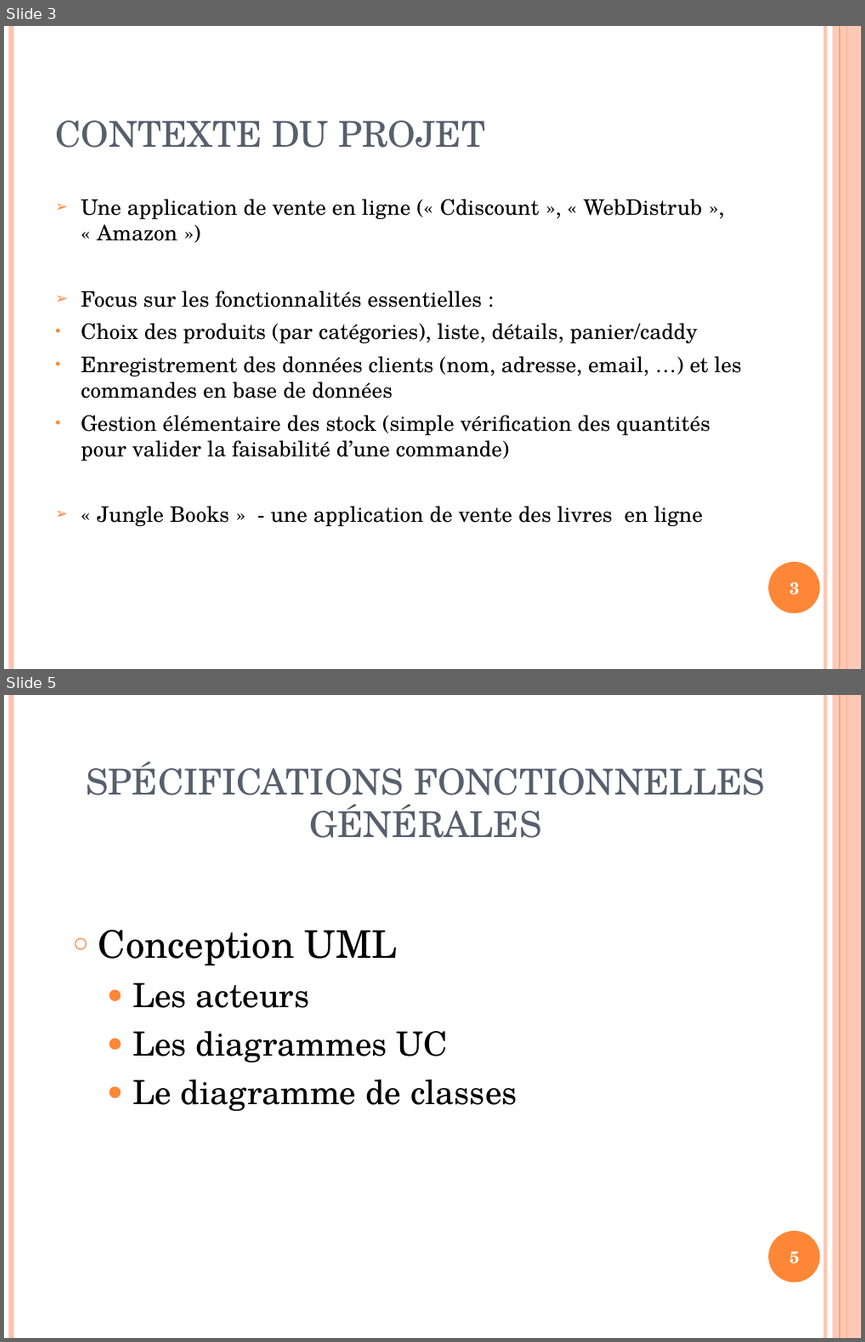
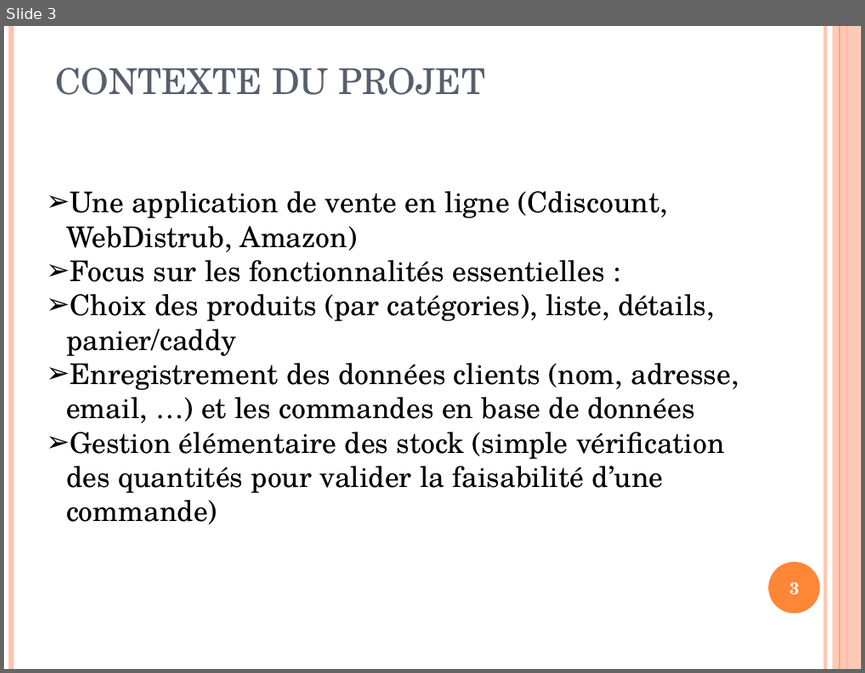
Before and after one commit to carlatgithub/jungleprod, a slide deck: SiteDeVenteEJungle.ppt. Shown one above the other, each under a label of ours: slides 3 and 5 before the commit, slide 3 after it; the slides between them are not shown. The pictures are 865x1342 and 865x673 pixels, drawn with LibreOffice and Linux fonts; fonts in the diff are those of the drawing. Boxes give left, top, right and bottom in pixels: in the first picture for what was removed or moved away, otherwise in the second. Text is boxed around its words. In the diff, an @@ line names an element or a change of style, - is before the commit and + after.

```diff
--- a/SiteDeVenteEJungle.ppt
+++ b/SiteDeVenteEJungle.ppt
@@ slide 5 removed at <box>4,695,861,1338</box>, background #FFFFFF; not listed: 6 template elements that a slide beside it also shows @@
@@ title removed at <box>86,761,765,838</box> @@
-SPÉCIFICATIONS FONCTIONNELLES GÉNÉRALES
@@ text removed at <box>98,930,517,1111</box> @@
-○ Conception UML
-  ● Les acteurs
-  ● Les diagrammes UC
-  ● Le diagramme de classes
@@ page number removed at <box>789,1251,799,1264</box> @@
-5
@@ slide 3 changed as well @@
@@ title "CONTEXTE DU PROJET": place and size @@
-title "CONTEXTE DU PROJET" at <box>55,120,485,148</box>
+title "CONTEXTE DU PROJET" at <box>55,68,485,95</box>
@@ text "Une application de vente en ...": place and size @@
-text "Une application de vente en ..." at <box>80,199,741,526</box>
+text "Une application de vente en ..." at <box>66,191,738,524</box>
@@ text at <box>66,191,668,252</box>: text changed; size 18 to 24 pt @@
-➢ Une application de vente en ligne (« Cdiscount », « WebDistrub », « Amazon »)
+➢ Une application de vente en ligne (Cdiscount, WebDistrub, Amazon)
@@ text at <box>66,260,738,524</box>: size 18 to 24 pt in "Focus sur les fonctionnalités essentielles :", "Choix des produits (par catégories), liste, détails, ...", "Enregistrement des données clients (nom, adresse, email, ...", "Gestion élémentaire des stock (simple vérification des ..."; indent changed; less space between paragraphs; bullet colour #FE8637 to #000000; bullet • to ➢ @@
@@ text at <box>97,505,703,526</box>: paragraph removed @@
-➢ « Jungle Books » - une application de vente des livres en ligne
```
Also in this commit, not shown: 1 other slide changed, 12 slides added, 21 other slides removed, 1 other file.
